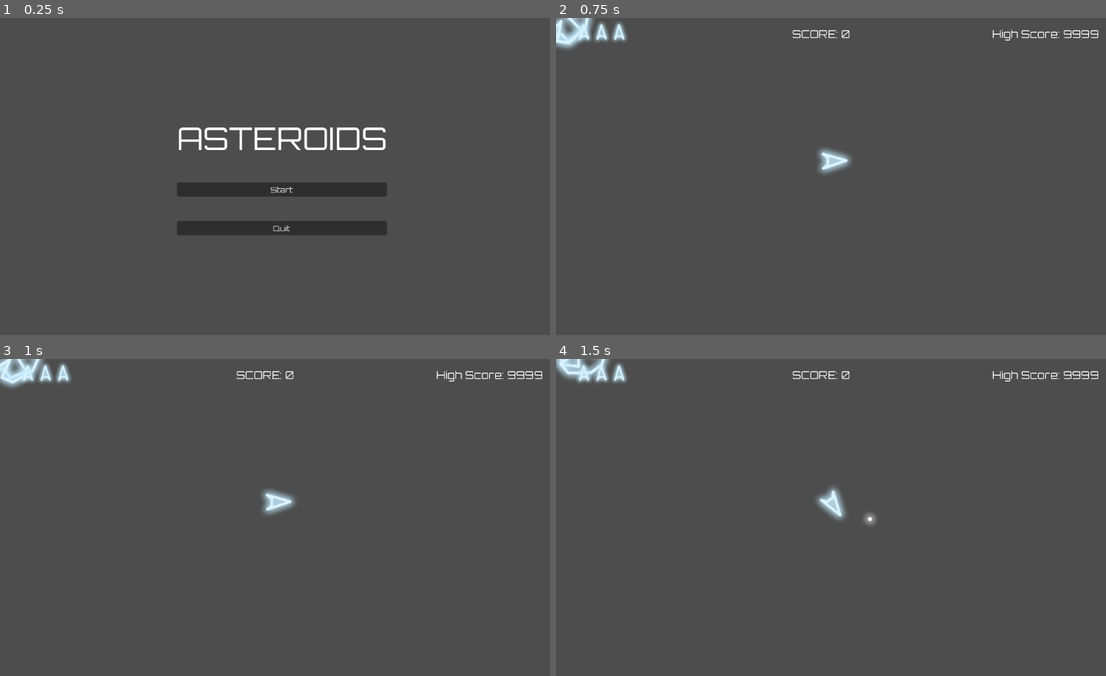
Above: before the commit, frames 1-4 (two rows, left to right).
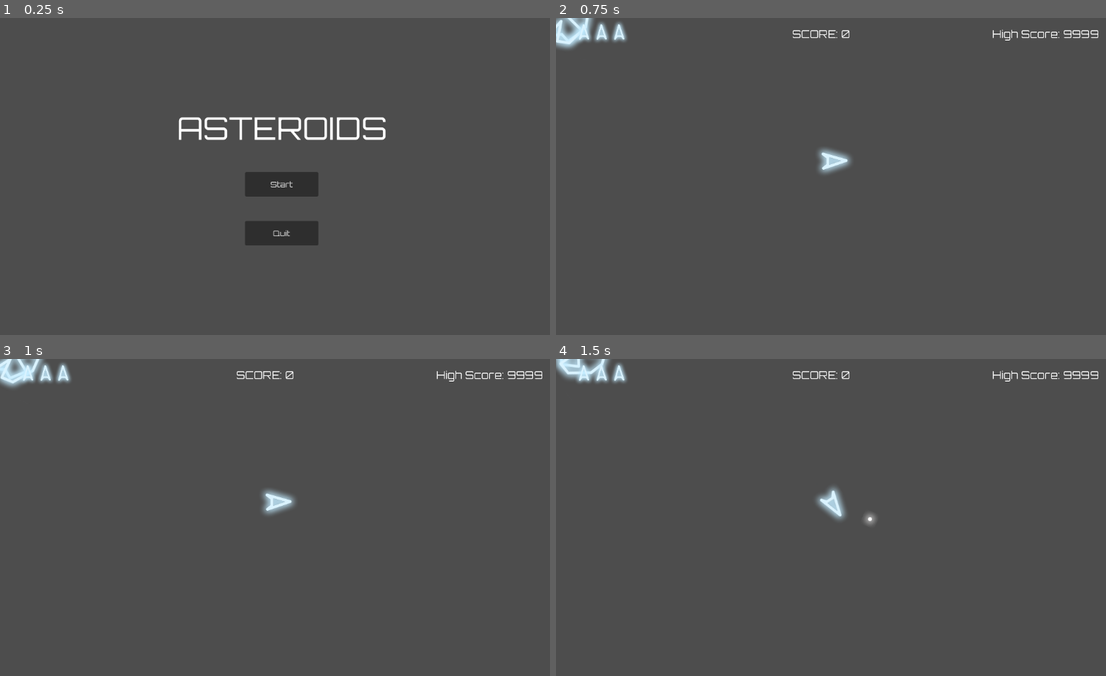
Above: after the commit, the same moments.

Repository: AllanSechrist/asteroids
Game: Godot game, scene res://scenes/UI/menu_base.tscn
Same seed, same stepped clock (60 frames per second), same inputs: the game is played once before the commit and once after it. The project has no main scene, so this scene is started directly.
Inputs:
- Up to frame 1 (0.25 s): no input
- Up to frame 2 (0.75 s): click "Start" at 0.5 s
- Up to frame 3 (1 s): no input
- Up to frame 4 (1.5 s): hold D (turn_right) from 1.28 s (still down); tap Space (fire) at 1.35 s

The runs differ from the first frame. In frame 1, 4.5% of the frame differs, in the area x 32-71%, y 31-72%; in frame 2, nothing differs; in frame 3, nothing differs; in frame 4, nothing differs.

Commit message:
resize menu buttons.

Diff:
--- a/scenes/UI/menu_base.tscn
+++ b/scenes/UI/menu_base.tscn
@@ -50,12 +50,18 @@
 vertical_alignment = 1
 
 [node name="StartButton" type="Button" parent="VBoxContainer" unique_id=1423274167]
+custom_minimum_size = Vector2(150, 50)
 layout_mode = 2
+size_flags_horizontal = 4
+size_flags_vertical = 4
 theme_override_fonts/font = ExtResource("2_14qtu")
 text = "Start"
 
 [node name="QuitButton" type="Button" parent="VBoxContainer" unique_id=1042402788]
+custom_minimum_size = Vector2(150, 50)
 layout_mode = 2
+size_flags_horizontal = 4
+size_flags_vertical = 4
 theme_override_fonts/font = ExtResource("2_14qtu")
 text = "Quit
 "
--- a/scenes/game manager.gd
+++ b/scenes/game manager.gd
@@ -64,4 +64,4 @@
 	lives_changed.emit(lives)
 	if lives <= 0:
 		GameState.last_score = score
-		get_tree().change_scene_to_file("res://scenes/UI/menu_base.tscn")
+		get_tree().change_scene_to_file.call_deferred("res://scenes/UI/menu_base.tscn")
